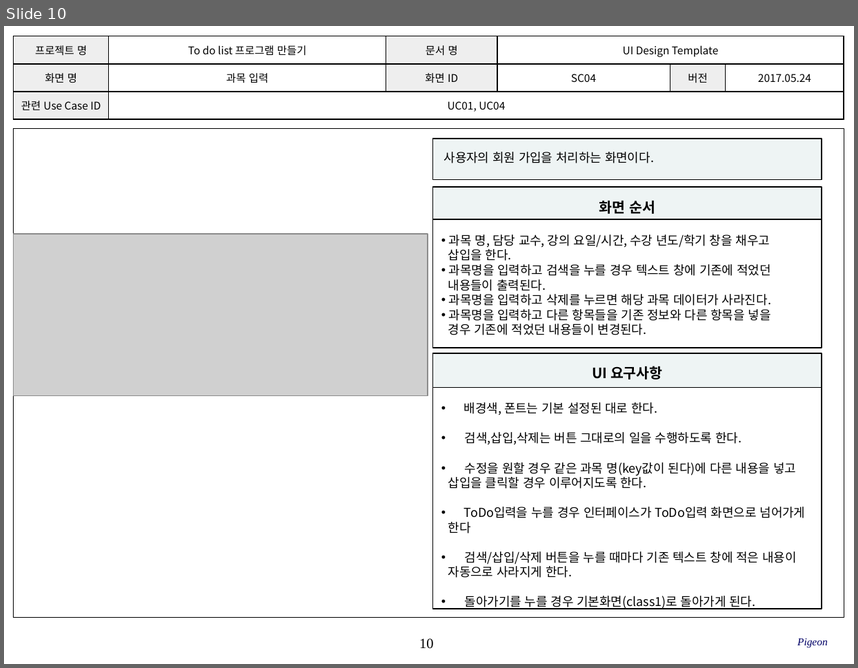
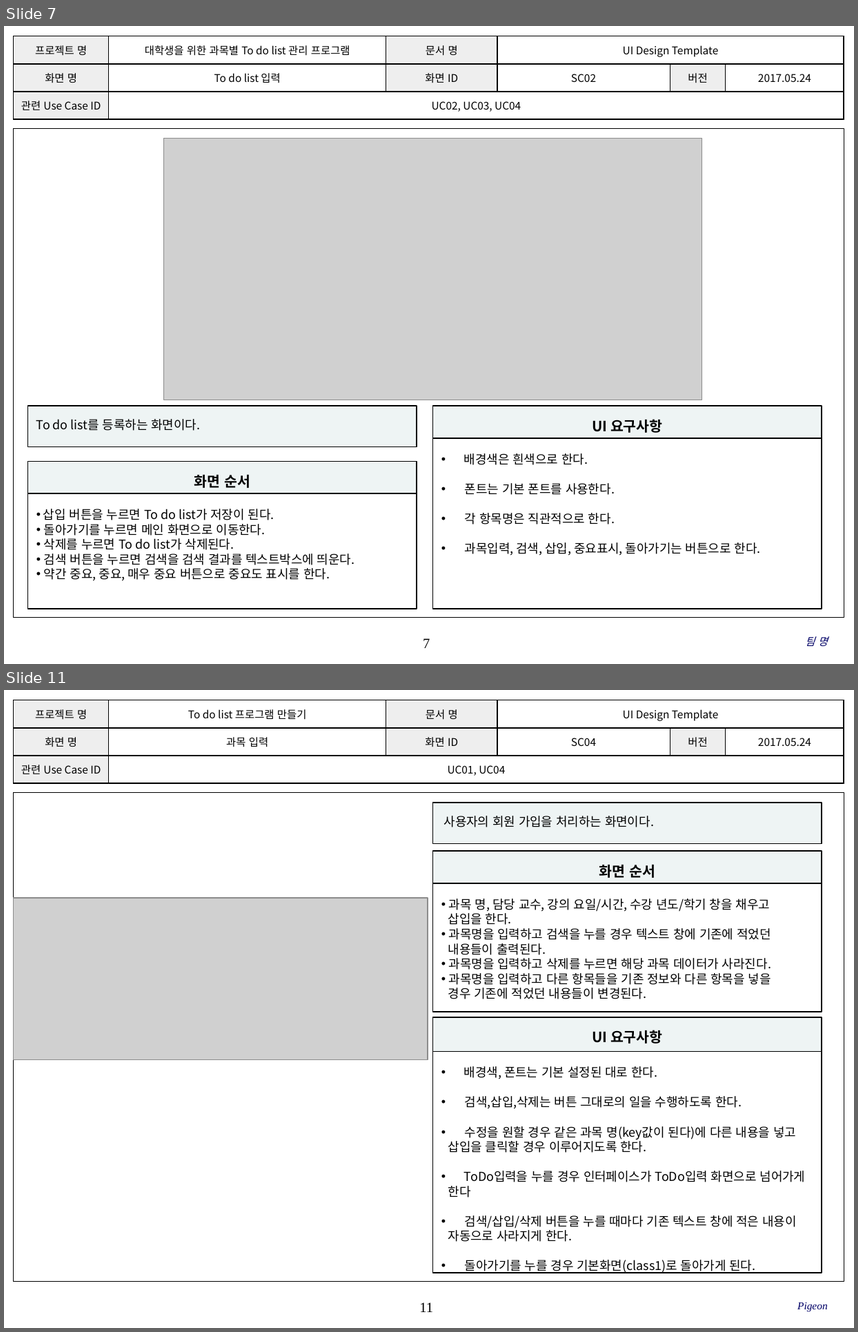
Before and after one commit to SE-admin/9, a slide deck: doc/3_ 설계서/UI Design Template_9_pigeon.pptx. Shown one above the other, each under a label of ours: slide 10 before the commit, slides 7 and 11 after it; the slides between them are not shown. The pictures are 858x668 and 858x1332 pixels, drawn with LibreOffice and Linux fonts; fonts in the diff are those of the drawing; grey boxes stand for pictures; background and template pictures are left out. Boxes give left, top, right and bottom in pixels: in the first picture for what was removed or moved away, otherwise in the second. Text is boxed around its words. In the diff, an @@ line names an element or a change of style, - is before the commit and + after.

Commit message:
# 서류 # 설계서 Class Design_9_pigeon.pptx # 4,7,8,9,10p # System Process 및 SC02, SC03 UI Design Template 작성

```diff
--- a/doc/3_ 설계서/UI Design Template_9_pigeon.pptx
+++ b/doc/3_ 설계서/UI Design Template_9_pigeon.pptx
@@ slide 7 added at box(4, 26, 854, 664), background #FFFFFF; not listed: 2 template elements that a slide beside it also shows @@
@@ table added at box(14, 36, 843, 120), 3 rows, 6 columns @@
+프로젝트 명 | 대학생을 위한 과목별 To do list 관리 프로그램 | 문서 명 | UI Design Template |  | 
+화면 명 | To do list 입력 | 화면 ID | SC02 | 버전 | 2017.05.24
+관련 Use Case ID | UC02, UC03, UC04 |  |  |  | 
@@ picture added at box(164, 138, 702, 399) @@
@@ rectangle added at box(27, 406, 417, 447), fill #EEF4F4, outline #000000 1 pt, 10.5 pt, text #000000 @@
+To do list를 등록하는 화면이다.
@@ rectangle added at box(433, 406, 822, 439), fill #EEF4F4, outline #000000 1 pt, 12 pt, text #000000, bold @@
+UI 요구사항
@@ rectangle added at box(433, 439, 822, 608), fill #FFFFFF, outline #000000 1 pt, 10.5 pt, text #000000 @@
+• 배경색은 흰색으로 한다.
+• 폰트는 기본 폰트를 사용한다.
+• 각 항목명은 직관적으로 한다.
+• 과목입력, 검색, 삽입, 중요표시, 돌아가기는 버튼으로 한다.
@@ rectangle added at box(27, 461, 417, 494), fill #EEF4F4, outline #000000 1 pt, 12 pt, text #000000, bold @@
+화면 순서
@@ rectangle added at box(27, 494, 417, 608), fill #FFFFFF, outline #000000 1 pt, 10.5 pt, text #000000 @@
+• 삽입 버튼을 누르면 To do list가 저장이 된다.
+• 돌아가기를 누르면 메인 화면으로 이동한다.
+• 삭제를 누르면 To do list가 삭제된다.
+• 검색 버튼을 누르면 검색을 검색 결과를 텍스트박스에 띄운다.
+• 약간 중요, 중요, 매우 중요 버튼으로 중요도 표시를 한다.
@@ text added at box(805, 637, 828, 646), 9 pt, text #000066, italic @@
+팀 명
@@ what was slide 10 is now slide 11 @@
@@ page number at box(419, 1302, 433, 1312): text changed @@
-10
+11
```
Also in this commit, not shown: 1 slide changed, 3 other slides added, 3 slides removed.
